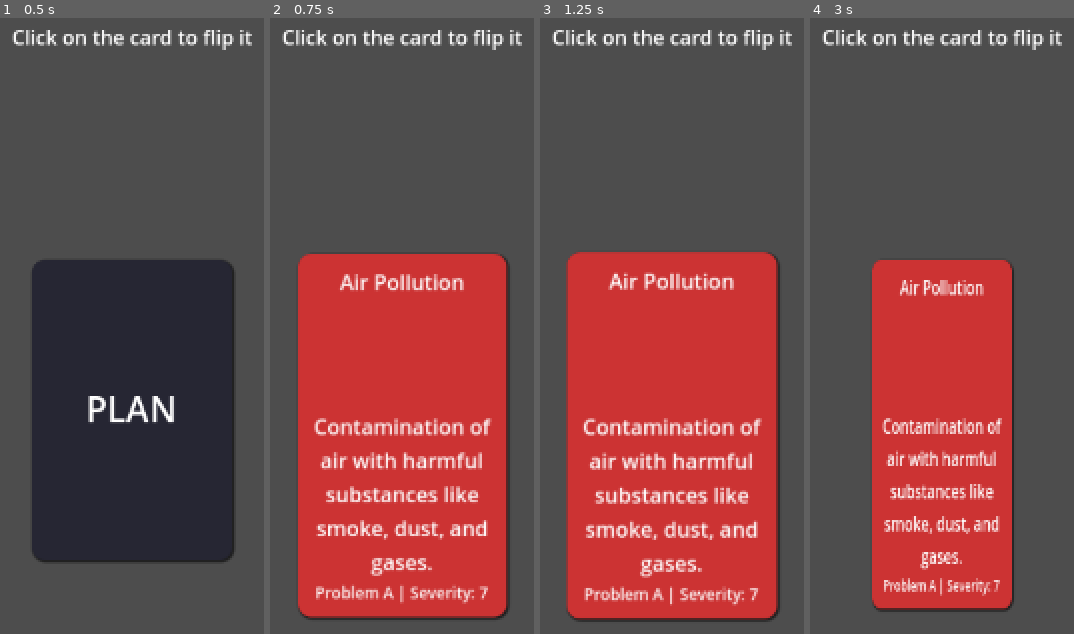
Above: before the commit, frames 1-4 (left to right).
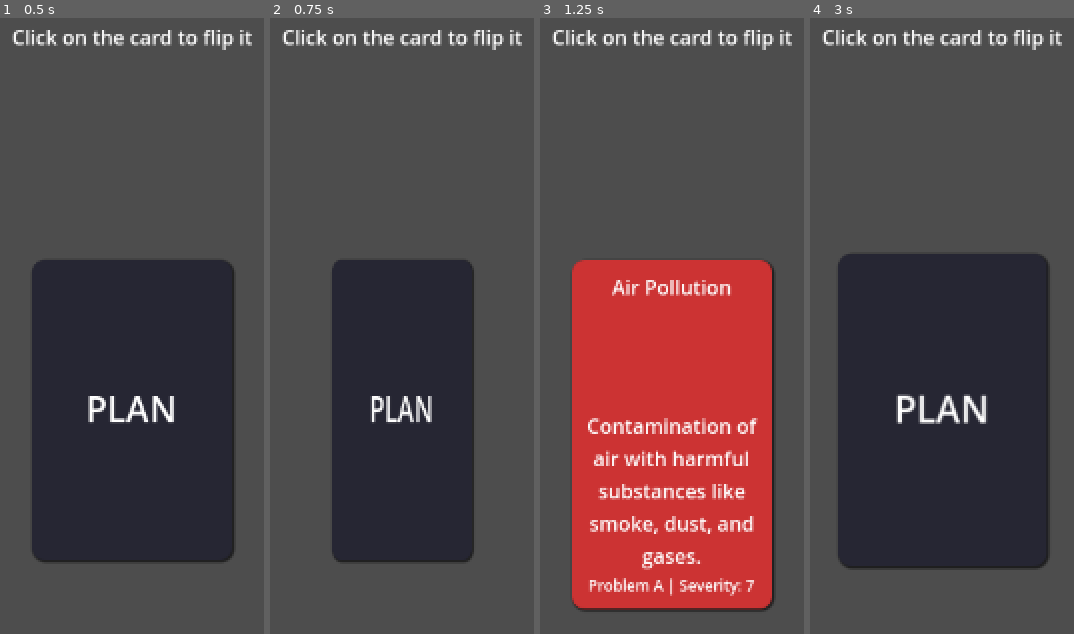
Above: after the commit, the same moments.

Repository: notalentgeek/plan-game
Game: Godot game, scene res://demos/card/simple_card_demo.tscn
Two runs of this game, one before a commit and one after it. Both use one fixed random seed, a clock stepped at 60 frames per second and the inputs below.
Inputs (mouse positions are in pixels of both pictures, inside the frame that each line leads up to):
- Up to frame 1 (0.5 s): no input
- Up to frame 2 (0.75 s): tap Enter at 0.5 s; click (402, 412) at 0.67 s
- Up to frame 3 (1.25 s): no input
- Up to frame 4 (3 s): tap Space at 1.25, 2.75 s; move the mouse to (outside the picture) at 1.27 s; click (outside the picture) at 1.42 s; tap Enter at 2 s; move the mouse to (outside the picture) at 2.02 s; click (outside the picture) at 2.17 s; move the mouse to (862, 590) at 2.77 s; click (862, 590) at 2.92 s

Frame 1 is identical in both runs. In frame 2, 48% of the frame differs, in the area x 10-91%, y 38-98%; in frame 3, 14%; in frame 4, 44%.

Commit message:
Fixed a Visual Bug for a Card Gone When You Clicked the Card Fast Enough
The next thing to do is to smooth the animation and fix the inconsistency in card size between the front and back sides of the card.

Diff:
--- a/plan-game/scripts/classes/card_visual.gd
+++ b/plan-game/scripts/classes/card_visual.gd
@@ -45,6 +45,7 @@
 var card: Card = null
 var current_state: int = VisualState.DEFAULT
 var flipped: bool = true # true = back showing, false = front showing
+var is_animating: bool = false
 
 func _ready() -> void:
 	"""
@@ -67,6 +68,8 @@
 	# Default to showing the back
 	card_front.visible = false
 	card_back.visible = true
+
+	animation_player.animation_finished.connect(Callable(self, "_on_animation_finished"))
 
 func _create_card_structure() -> void:
 	"""
@@ -365,17 +368,19 @@
 	"""
 	Flip the card to show its front side.
 	"""
-	if flipped:
+	if flipped and not is_animating:
+		is_animating = true
 		animation_player.play("flip_to_front")
-		flipped = false
+		# We'll update flipped in the animation finished callback
 
 func flip_to_back() -> void:
 	"""
 	Flip the card to show its back side.
 	"""
-	if not flipped:
+	if not flipped and not is_animating:
+		is_animating = true
 		animation_player.play("flip_to_back")
-		flipped = true
+		# We'll update flipped in the animation finished callback
 
 func toggle_flip() -> void:
 	"""
@@ -385,6 +390,20 @@
 		flip_to_front()
 	else:
 		flip_to_back()
+
+func _on_animation_finished(anim_name: String) -> void:
+	"""
+	Handle animation completion events.
+
+	Args:
+		anim_name: The name of the animation that finished
+	"""
+	is_animating = false
+
+	if anim_name == "flip_to_front":
+		flipped = false
+	elif anim_name == "flip_to_back":
+		flipped = true
 
 func _on_gui_input(event: InputEvent) -> void:
 	"""
